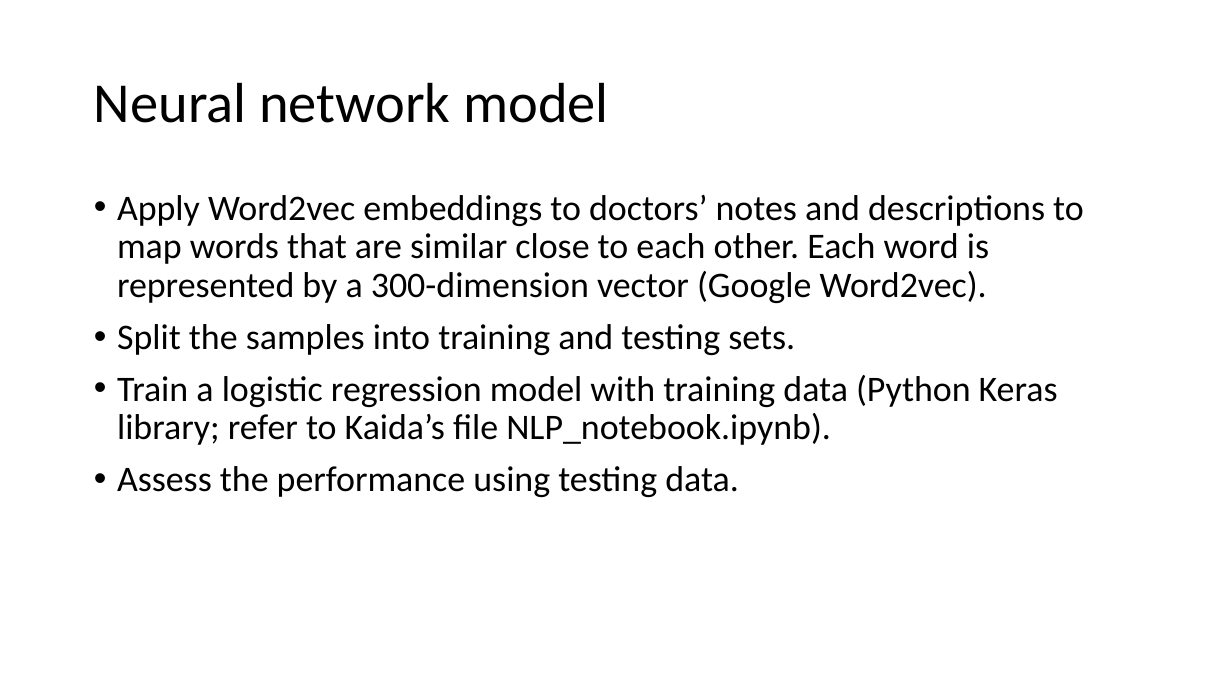
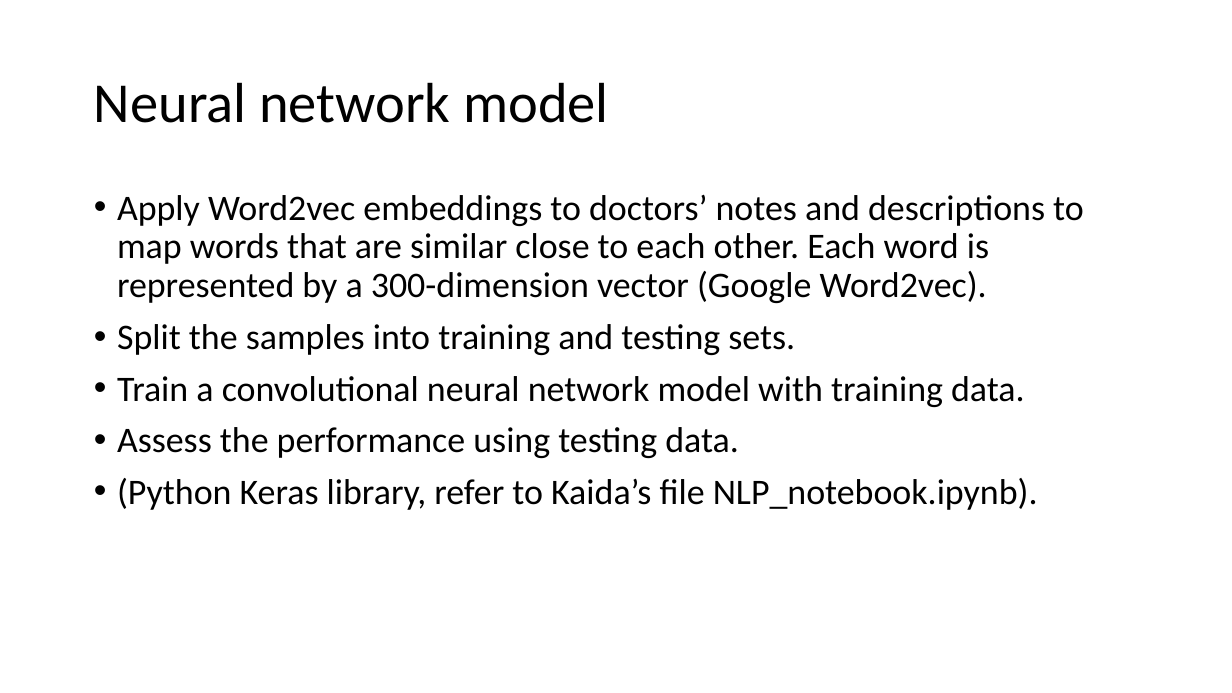
Before and after one commit to kaidaning/Kaida_Holmusk_task, a slide deck: slide 10 of Presentation_KaidaNing.pptx. Drawn at 1232x693 pixels with LibreOffice and Linux fonts; fonts in the diff are those of the drawing. Boxes give left, top, right and bottom in pixels: in the first picture for what was removed or moved away, otherwise in the second. Text is boxed around its words. In the diff, an @@ line names an element or a change of style, - is before the commit and + after.

```diff
--- a/Presentation_KaidaNing.pptx
+++ b/Presentation_KaidaNing.pptx
@@ text at (117, 376, 1025, 407): text changed @@
-• Train a logistic regression model with training data (Python Keras library; refer to Kaida’s file NLP_notebook.ipynb).
+• Train a convolutional neural network model with training data.
@@ text at (117, 478, 1038, 510): paragraph added @@
+• (Python Keras library, refer to Kaida’s file NLP_notebook.ipynb).
```
Also in this commit, not shown: 9 other slides changed.
